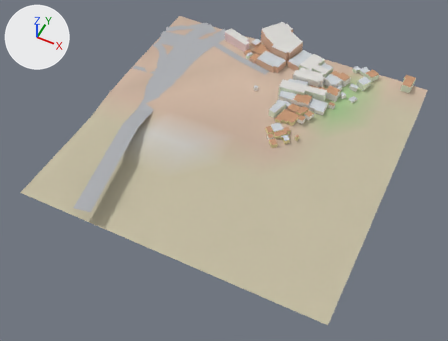
The glTF model city/lo/t_-1_6.glb as it was, and as the next commit left it.
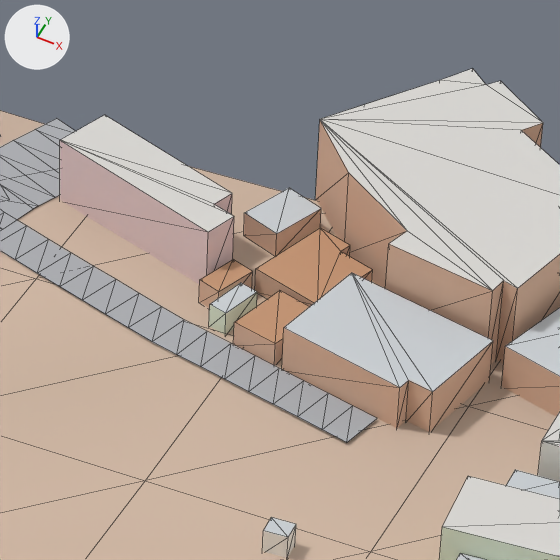
Old and new are each drawn whole from a camera (50 mm lens) standing at (27.0, 1328.0, 375.0) and looking at (-130.0, 1641.0, -17.0) and again close up on the part from 48% to 66% of the width and 3% to 27% of the height. Every picture has the same lights, and +X, +Y and +Z are marked at upper left. The first two pictures are the older version. The close-ups show mesh edges as thin lines. Vertices at exactly the same position are counted once.

In view in the first close-up: 'Lo'.
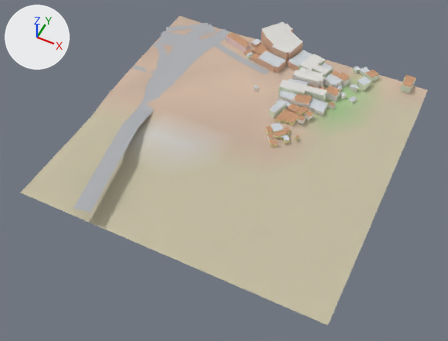
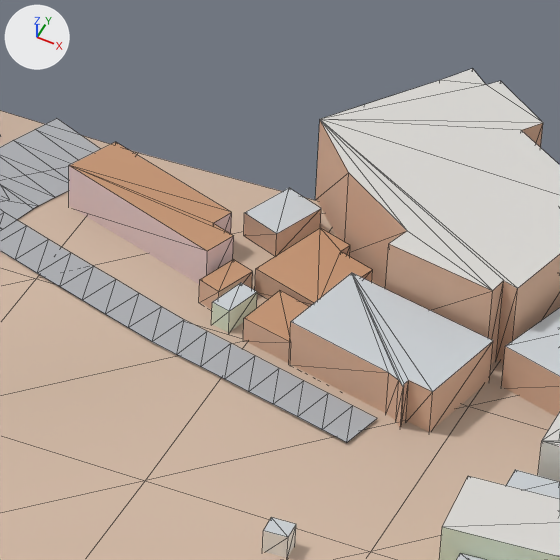
Boxes (x1, y1, x2, y2) around the edits, measured in the close-ups (560 x 560 px; the box of a moved part takes in the faces that stretch with it):
```json
{"part": 1, "of": "me_lo", "change": "moved or reshaped", "before": [60, 141, 409, 428], "after": [69, 166, 409, 427]}
{"part": 2, "of": "me_lo", "change": "recoloured", "before": [60, 115, 234, 232], "after": [69, 142, 233, 251]}
```

Scene script edits in JSON lines:
```json
{"block": "me_lo", "where": "# used by ob_lo; location = (0.0, 0.0, 0.0)"}
{"op": "remove", "block": "me_lo", "code": "me_lo.from_pydata(...)  # 997 vertices, 1186 faces; spans x -258.0..0.0, y 1533.0..1813.0, z -1.0..19.0"}
{"op": "add", "block": "me_lo", "code": "me_lo.from_pydata(...)  # 1003 vertices, 1195 faces; spans x -258.0..0.0, y 1533.0..1813.0, z -1.0..19.0"}
{"block": "me_lo", "change": "me_lo part 1"}
{"block": "me_lo", "change": "3 faces are deleted"}
{"block": "me_lo", "change": "4 vertices in x -172.0..-168.0, y 1768.0..1777.0, z 15.0 move by (0.0, 0.0, -3.0)"}
{"block": "me_lo", "change": "14 vertices move from x -197.0..-135.0, y 1752.0..1785.0, z 4.0..15.0 to x -195.0..-135.0, y 1753.0..1784.0, z 4.0..12.0"}
{"block": "me_lo", "change": "6 vertices are added at (-137.0, 1754.0, 5.0), (-135.0, 1753.0, 5.0), (-134.0, 1752.0, 5.0), (-137.0, 1754.0, 12.0), (-135.0, 1753.0, 12.0), (-134.0, 1752.0, 12.0)"}
{"block": "me_lo", "change": "12 new faces join them"}
{"block": "me_lo", "change": "me_lo part 2: 4 kept faces spanning x -195.0..-168.0, y 1768.0..1784.0, z 12.0 get new vertex colours; the middle colour goes from light grey #dad8d4 to brown #c49573"}
```
